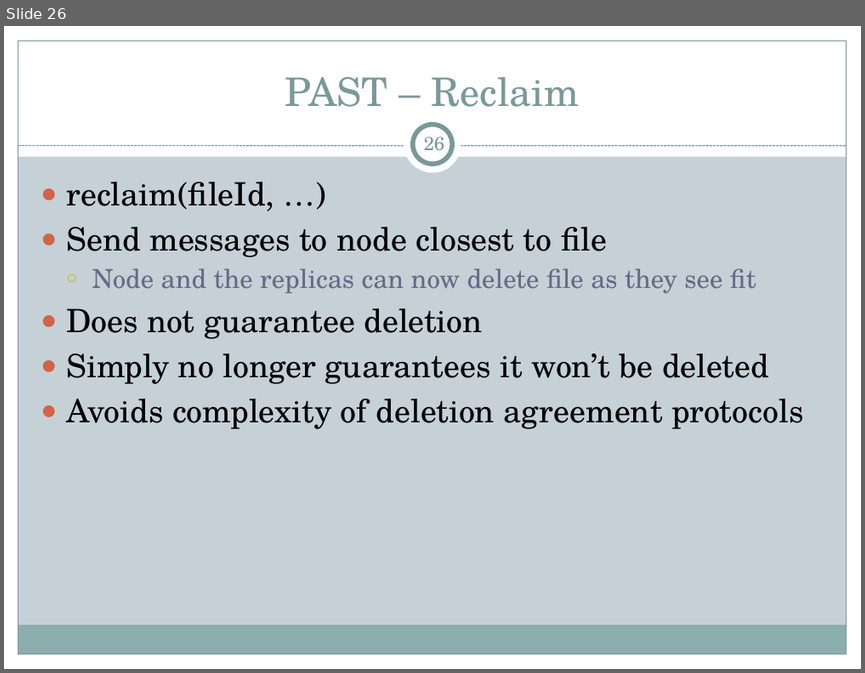
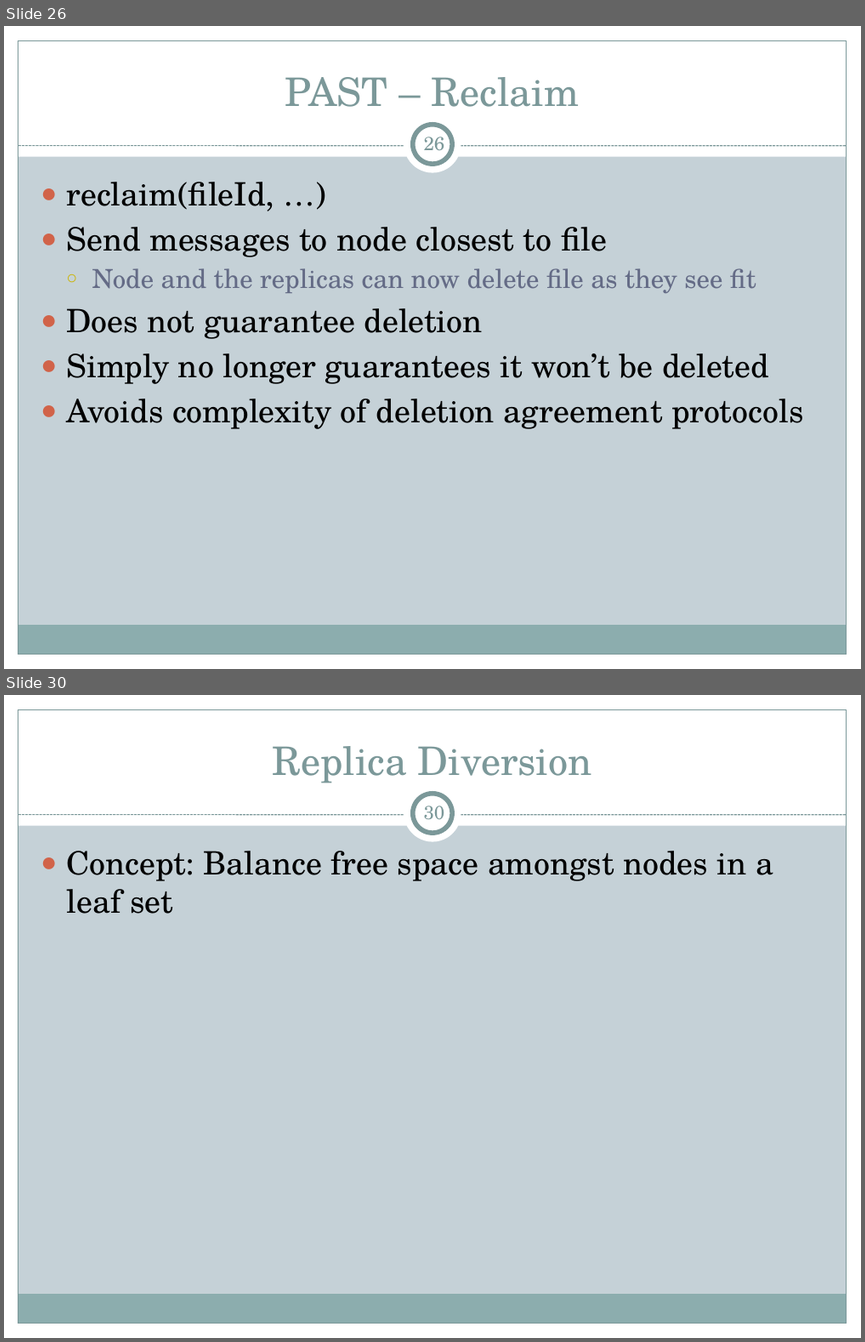
Before and after one commit to cs525-koala/documents, a slide deck: p2p/P2P Apps.pptx. Shown one above the other, each under a label of ours: slide 26 before the commit, slides 26 and 30 after it; the slides between them are not shown. The pictures are 865x673 and 865x1342 pixels, drawn with LibreOffice and Linux fonts; fonts in the diff are those of the drawing. Boxes give left, top, right and bottom in pixels: in the first picture for what was removed or moved away, otherwise in the second. Text is boxed around its words. In the diff, an @@ line names an element or a change of style, - is before the commit and + after.

Commit message:
presentation: up to replica diversion on PAST paper.

```diff
--- a/p2p/P2P Apps.pptx
+++ b/p2p/P2P Apps.pptx
@@ slide 30 added at (4, 695, 861, 1338), background #C5D1D7; not listed: 9 template elements that a slide beside it also shows @@
@@ title added at (272, 746, 592, 783), 33 pt, text #7C999A @@
+Replica Diversion
@@ page number added at (424, 800, 445, 819), 16 pt, text #7C999A @@
+30
@@ text added at (66, 851, 773, 913), 27 pt, text #000000 @@
+● Concept: Balance free space amongst nodes in a leaf set
```
Also in this commit, not shown: 1 slide changed, 2 other slides added, 1 slide removed.
